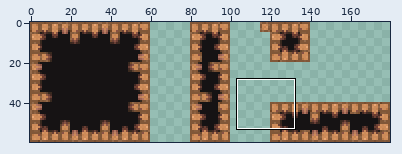
A sprite sheet gets an edit: tilemap/Test/ground.png. Above: a wide view before the commit, with the close-up outlined.
Close-up. Old version:
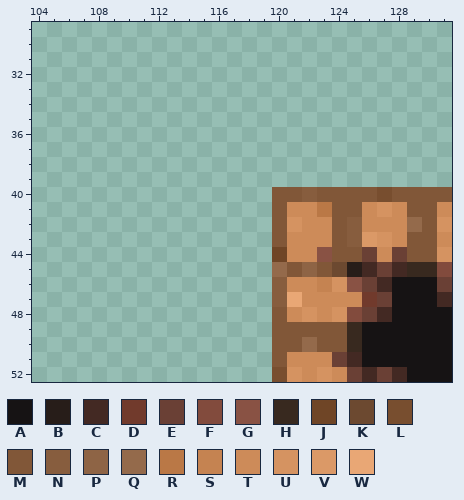
The file is 180x60 pixels. Colours within 5 levels of each other are drawn and written as one. Shown: x 104..131, y 29..52.
Palette (. is transparent): A #161314  B #271d19  C #432923  D #713a2c  E #6a4035  F #824b3d  G #895244  H #38291f  J #6f4526  K #6c4930  L #784e2f  M #815738  N #875d3e  P #8e6445  Q #946a4b  R #ba7846  S #c58351  T #cd8b59  U #d59361  V #db9967  W #e9a775
Pixels before, first column x 120:
40 MMNMMMMLMMMM
41 MTTRMMTUTMMT
42 MUTTMNTTTQMU
43 MTTTMNVUTMMT
44 JTTGMMETEMMU
45 QMPMKBCECHHF
46 NTTSUGECAAAE
47 NWTTTTDEAAAC
48 MTUTUFECAAAA
49 MMMMMHAAAAAA
50 MMQMMHAAAAAA
51 MTTTECAAAAAA
52 LUTUTECECAAA
And afterwards:
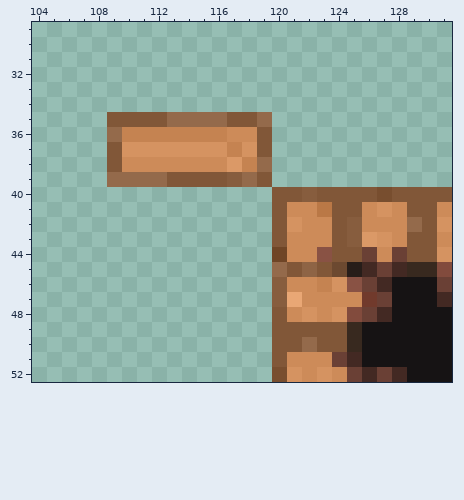
From old to new:
y 35: x 109..119 ........... -> MMMMQQQQMMQ
y 36: x 109..119 ........... -> QSSSSSSSTTM
y 37: x 109..119 ........... -> MUUUUUUUSUM
y 38: x 109..119 ........... -> MTTTTTTTVSQ
y 39: x 109..119 ........... -> QQQQMMMMNQM
Pixel boxes of the changes (left, top, right, bottom) in both close-ups:
added: (107, 112, 272, 187)
